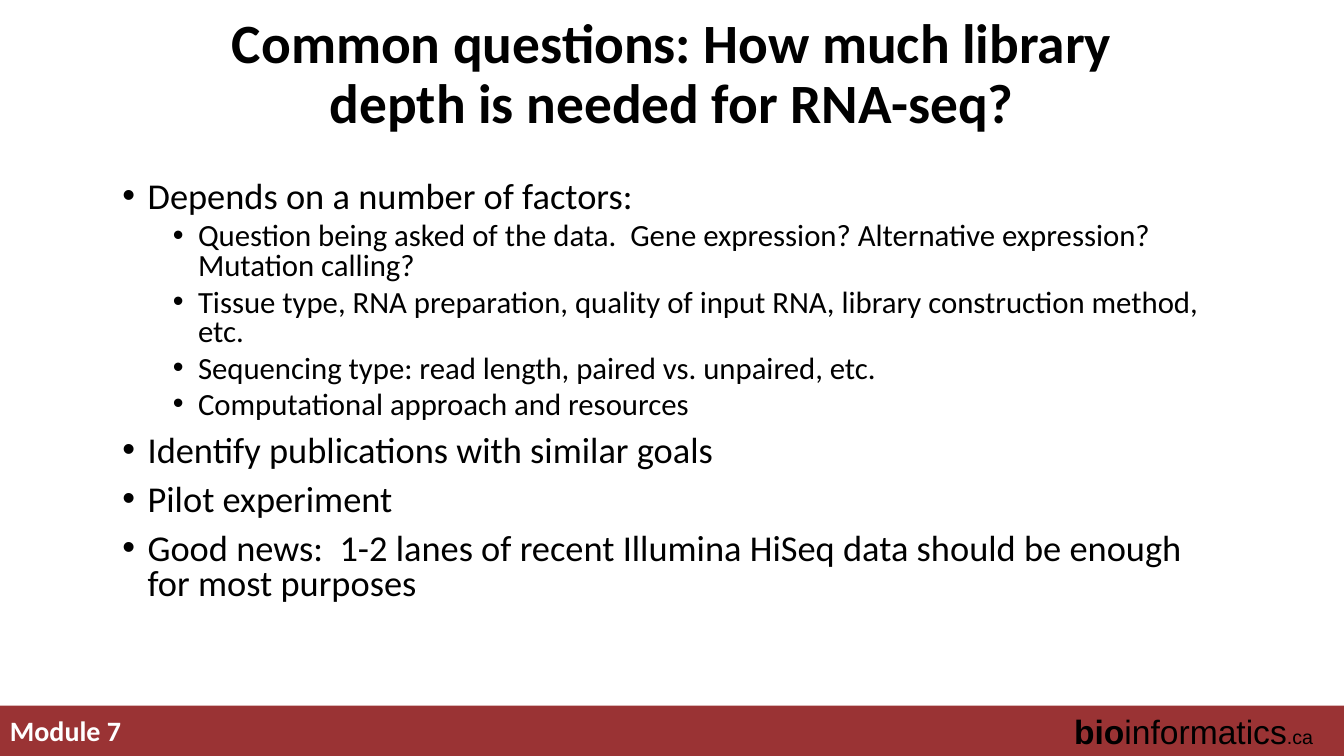
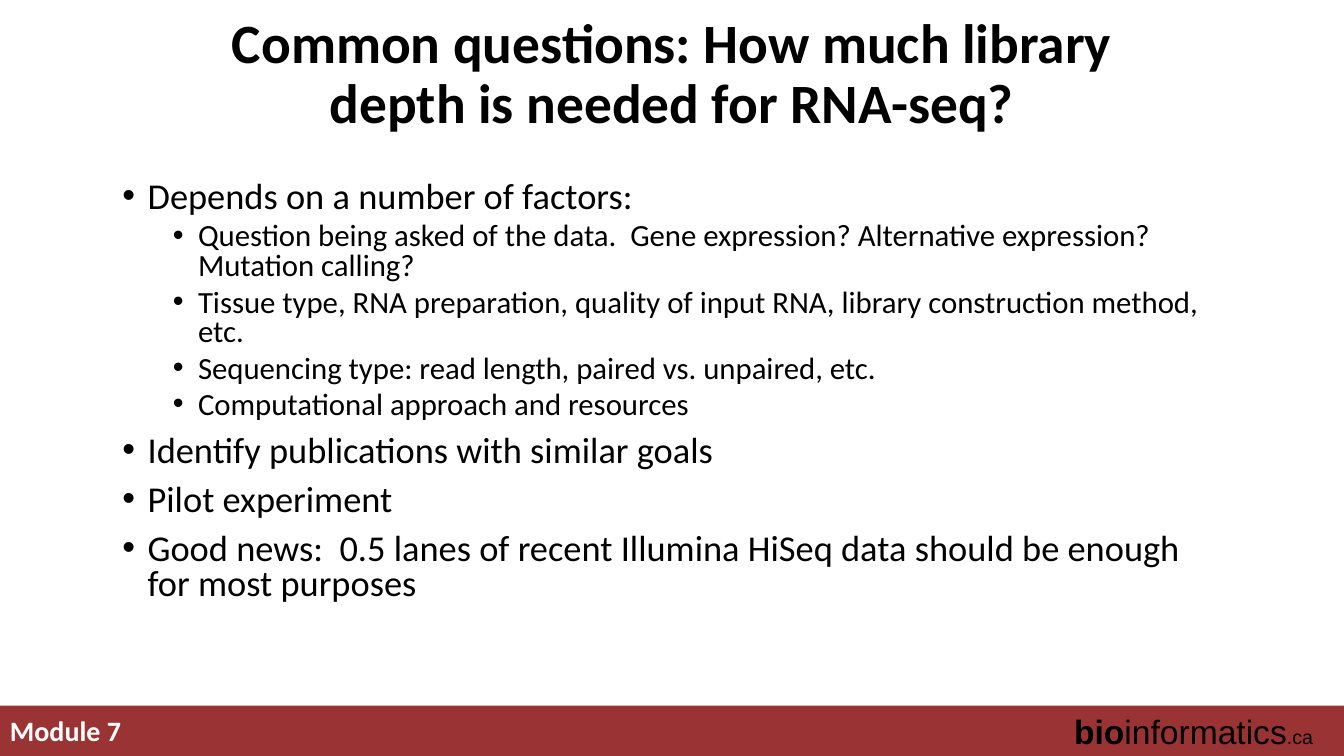
Before and after one commit to griffithlab/rnabio.org, a slide deck: slide 22 of assets/lectures/cbw-cshl/2019/full/RNASeq_Module7_Lecture.pptx. Drawn at 1344x756 pixels with LibreOffice and Linux fonts; fonts in the diff are those of the drawing. Boxes give left, top, right and bottom in pixels: in the first picture for what was removed or moved away, otherwise in the second. Text is boxed around its words. In the diff, an @@ line names an element or a change of style, - is before the commit and + after.

```diff
--- a/assets/lectures/cbw-cshl/2019/full/RNASeq_Module7_Lecture.pptx
+++ b/assets/lectures/cbw-cshl/2019/full/RNASeq_Module7_Lecture.pptx
@@ text at (148,535,1180,602): text changed @@
-• Good news: 1-2 lanes of recent Illumina HiSeq data should be enough for most purposes
+• Good news: 0.5 lanes of recent Illumina HiSeq data should be enough for most purposes
```
Also in this commit, not shown: 2 other slides changed, 1 other file.
